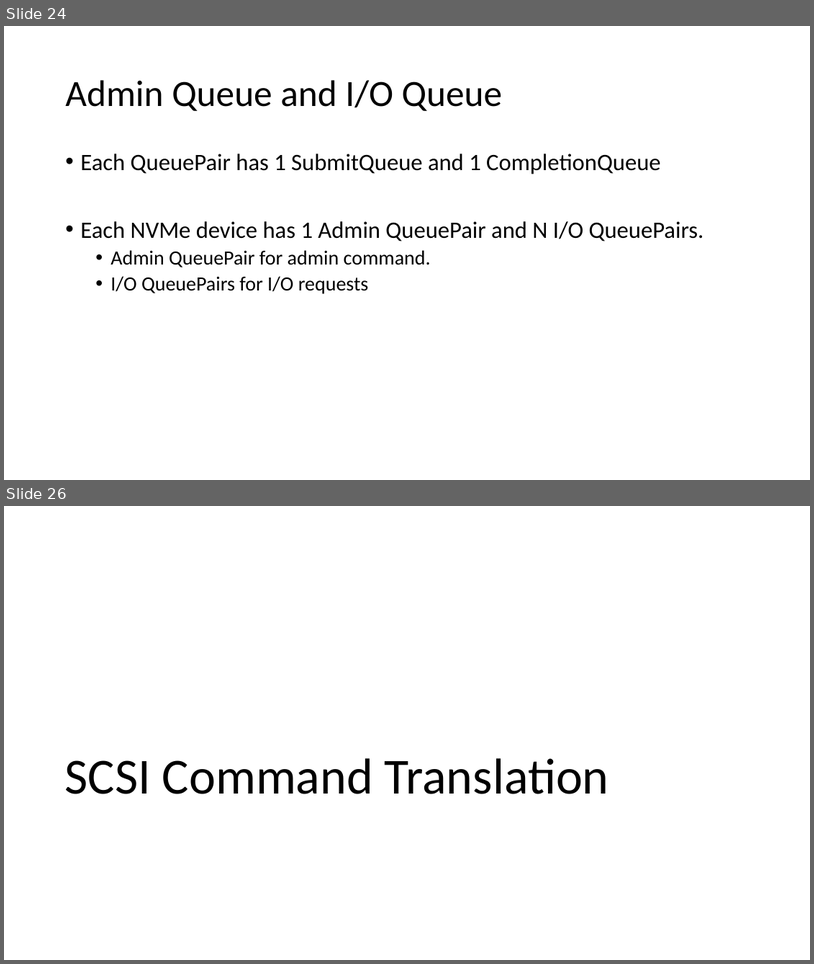
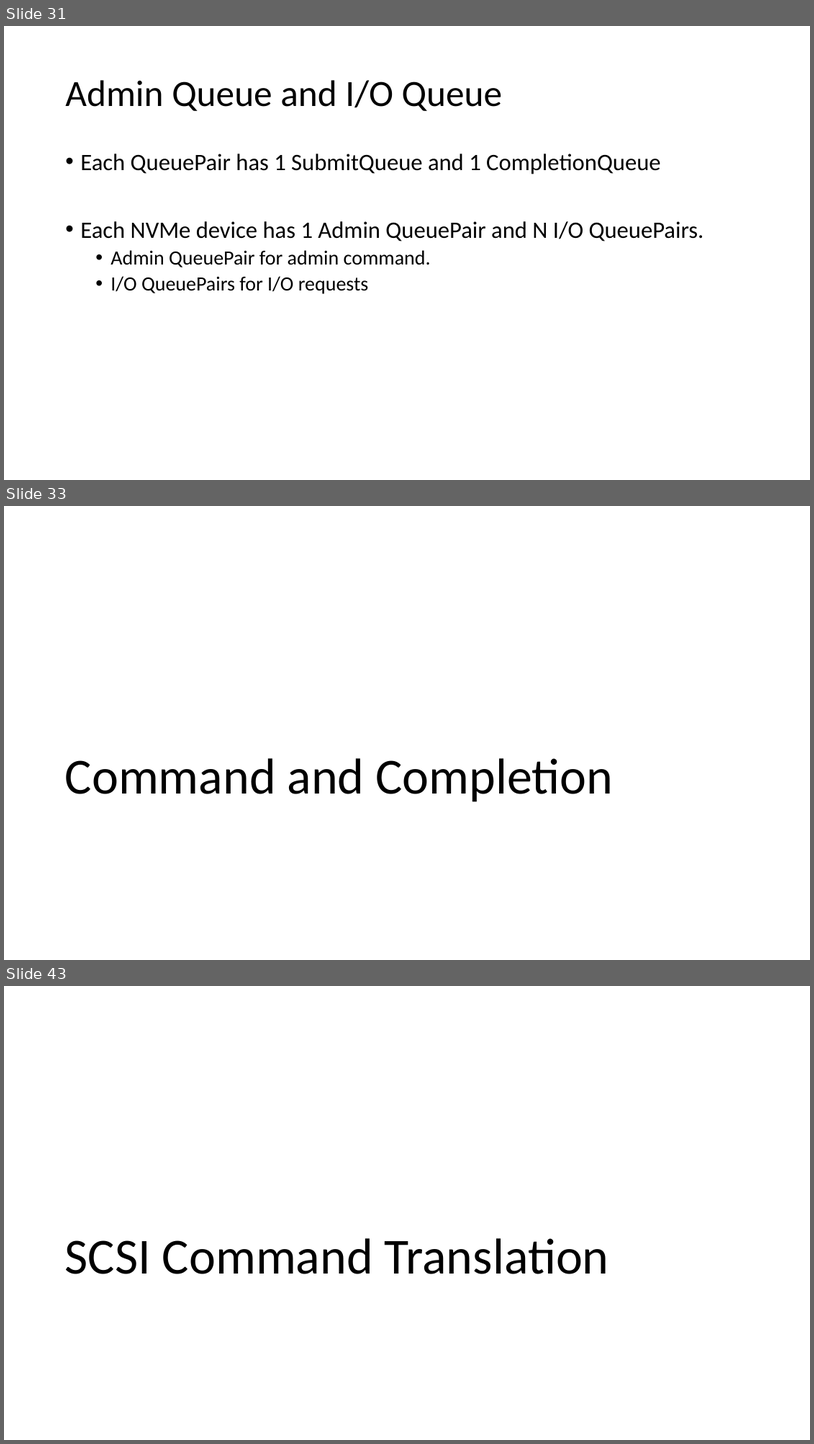
Before and after one commit to smokingpc/glendronach, a slide deck: doc/SPCNVMe_Introduction_and_Design.pptx. Shown one above the other, each under a label of ours: slides 24 and 26 before the commit, slides 31, 33 and 43 after it; the slides between them are not shown. The pictures are 814x964 and 814x1444 pixels, drawn with LibreOffice and Linux fonts; fonts in the diff are those of the drawing. Boxes give left, top, right and bottom in pixels: in the first picture for what was removed or moved away, otherwise in the second. Text is boxed around its words. In the diff, an @@ line names an element or a change of style, - is before the commit and + after.

```diff
--- a/doc/SPCNVMe_Introduction_and_Design.pptx
+++ b/doc/SPCNVMe_Introduction_and_Design.pptx
@@ slide 33 added at bbox=[4, 506, 810, 960], background #FFFFFF @@
@@ title added at bbox=[65, 758, 614, 802], 60 pt, text #000000 @@
+Command and Completion
@@ what was slide 24 is now slide 31 @@
@@ what was slide 26 is now slide 43 @@
```
Also in this commit, not shown: 4 slides changed, 17 other slides added, 1 slide removed, 1 other file.
